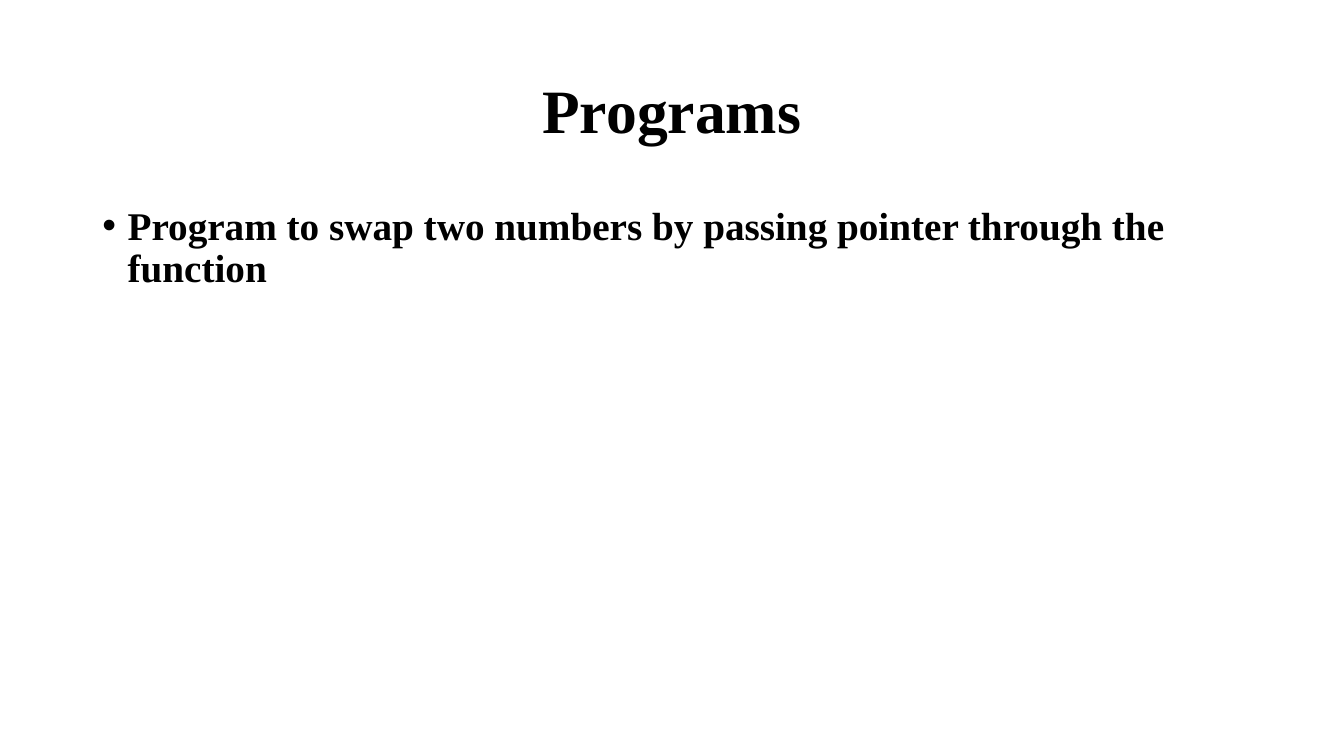
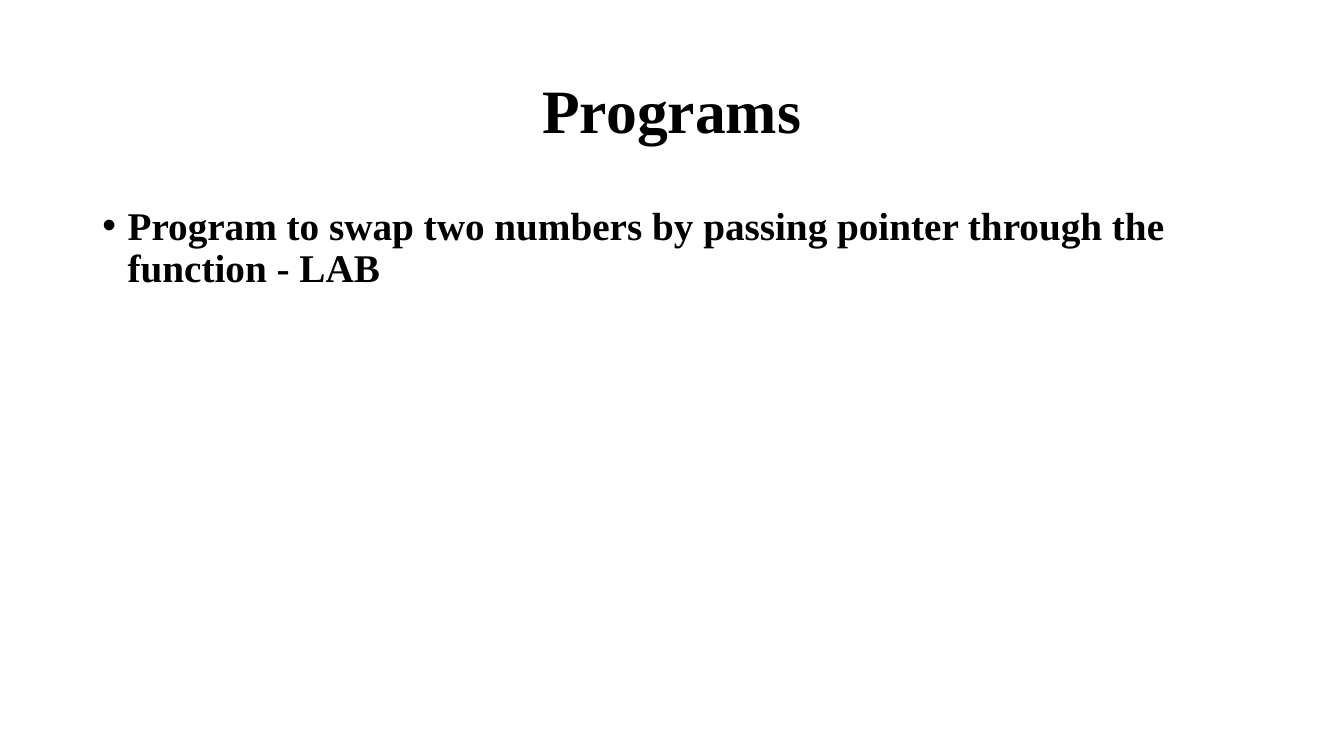
Before and after one commit to Anugrahashaju/S3_Programming_In_C, a slide deck: slide 15 of THEORY/MODULE3/Module_3 [Autosaved] [Autosaved].pptm. Drawn at 1344x756 pixels with LibreOffice and Linux fonts; fonts in the diff are those of the drawing. Boxes give left, top, right and bottom in pixels: in the first picture for what was removed or moved away, otherwise in the second. Text is boxed around its words. In the diff, an @@ line names an element or a change of style, - is before the commit and + after.

Commit message:
added 2d array and pointers programs

```diff
--- a/THEORY/MODULE3/Module_3 [Autosaved] [Autosaved].pptm
+++ b/THEORY/MODULE3/Module_3 [Autosaved] [Autosaved].pptm
@@ text at [128,212,1164,283]: text changed @@
-• Program to swap two numbers by passing pointer through the function
+• Program to swap two numbers by passing pointer through the function - LAB
```
Also in this commit, not shown: 3 other slides changed, 9 other files.
